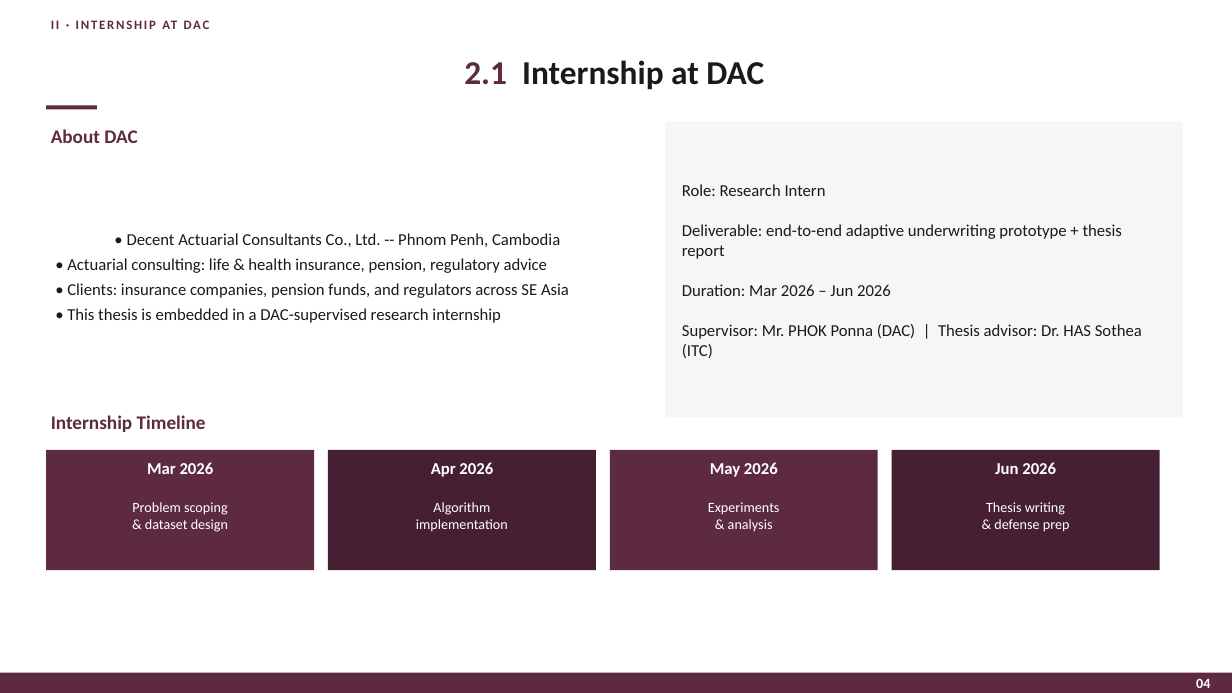
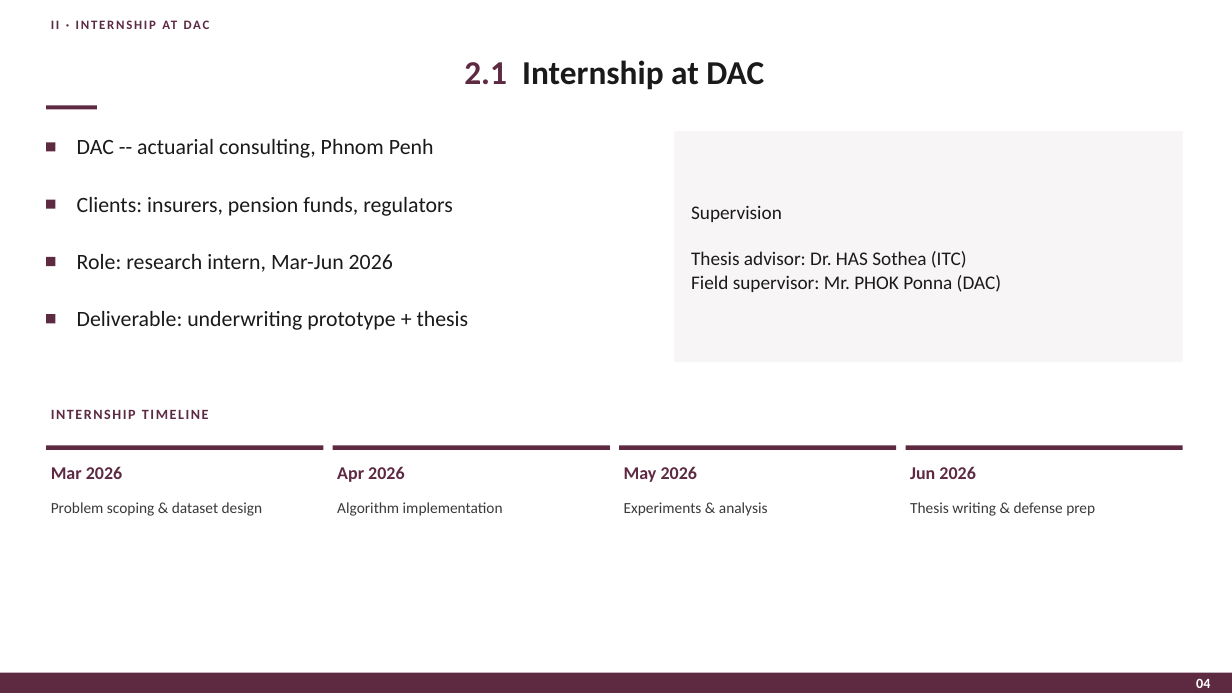
Before and after one commit to PolyTheML/DAC-UW-Thesis, a slide deck: slide 6 of thesis/health_rl/burgundy_defense_presentation.pptx. Drawn at 1232x693 pixels with LibreOffice and Linux fonts; fonts in the diff are those of the drawing. Boxes give left, top, right and bottom in pixels: in the first picture for what was removed or moved away, otherwise in the second. Text is boxed around its words. In the diff, an @@ line names an element or a change of style, - is before the commit and + after.

```diff
--- a/thesis/health_rl/burgundy_defense_presentation.pptx
+++ b/thesis/health_rl/burgundy_defense_presentation.pptx
@@ rectangle added at (46,142,55,152), fill #5D2A42 @@
@@ text removed at (51,129,137,143) @@
-About DAC
@@ text "DAC -- actuarial consulting, Phnom ..." at (77,139,434,158): vertical alignment middle to top @@
@@ text at (77,139,434,158): text changed; size 13 to 17 pt @@
-• Decent Actuarial Consultants Co., Ltd. -- Phnom Penh, Cambodia
-• Actuarial consulting: life & health insurance, pension, regulatory advice
-• Clients: insurance companies, pension funds, and regulators across SE Asia
-• This thesis is embedded in a DAC-supervised research internship
+DAC -- actuarial consulting, Phnom Penh
@@ rectangle "Supervision Thesis advisor: Dr. HAS ...": place and size @@
-rectangle "Supervision Thesis advisor: Dr. HAS ..." at (665,122,1183,418)
+rectangle "Supervision Thesis advisor: Dr. HAS ..." at (675,131,1183,362)
@@ rectangle added at (46,200,55,209), fill #5D2A42 @@
@@ text added at (77,197,453,216), 17 pt, text #1A1A1A @@
+Clients: insurers, pension funds, regulators
@@ text in rectangle at (691,205,1001,292): text changed; size 13 to 15 pt @@
-Role: Research Intern
-Deliverable: end-to-end adaptive underwriting prototype + thesis report
-Duration: Mar 2026 – Jun 2026
-Supervisor: Mr. PHOK Ponna (DAC) | Thesis advisor: Dr. HAS Sothea (ITC)
+Supervision
+Thesis advisor: Dr. HAS Sothea (ITC)
+Field supervisor: Mr. PHOK Ponna (DAC)
@@ rectangle added at (46,257,55,266), fill #5D2A42 @@
@@ text added at (77,254,393,272), 17 pt, text #1A1A1A @@
+Role: research intern, Mar-Jun 2026
@@ rectangle added at (46,314,55,323), fill #5D2A42 @@
@@ text added at (77,311,469,330), 17 pt, text #1A1A1A @@
+Deliverable: underwriting prototype + thesis
@@ text at (51,409,209,419): text changed; size 15 to 11 pt @@
-Internship Timeline
+INTERNSHIP TIMELINE
@@ rectangle: place and size @@
-rectangle at (46,450,314,570)
+rectangle at (46,445,323,450)
@@ rectangle: place and size @@
-rectangle at (328,450,596,570)
+rectangle at (333,445,610,450)
@@ rectangle at (333,445,610,450): fill #471F33 to #5D2A42 @@
@@ rectangle: place and size @@
-rectangle at (610,450,878,570)
+rectangle at (619,445,897,450)
@@ rectangle added at (906,445,1183,450), fill #5D2A42 @@
@@ text "Mar 2026": place and size @@
-text "Mar 2026" at (147,462,214,474)
+text "Mar 2026" at (51,466,122,479)
@@ rectangle removed at (892,450,1160,570) @@
@@ size 13 to 14 pt, text colour #FFFFFF to #5D2A42; alignment centre to left in 4 elements at (337,466,404,482), (624,466,697,482), (51,466,122,479), (910,466,975,479) @@
@@ text "Problem scoping & dataset design": place and size @@
-text "Problem scoping & dataset design" at (132,502,228,532)
+text "Problem scoping & dataset design" at (51,502,263,516)
@@ size 11 to 12 pt, text colour #FFFFFF to #3A3A3A; alignment centre to left in 4 elements at (337,502,503,516), (624,502,768,516), (51,502,263,516), (910,502,1095,516) @@
```
Also in this commit, not shown: 4 other slides changed, 1 other file.
